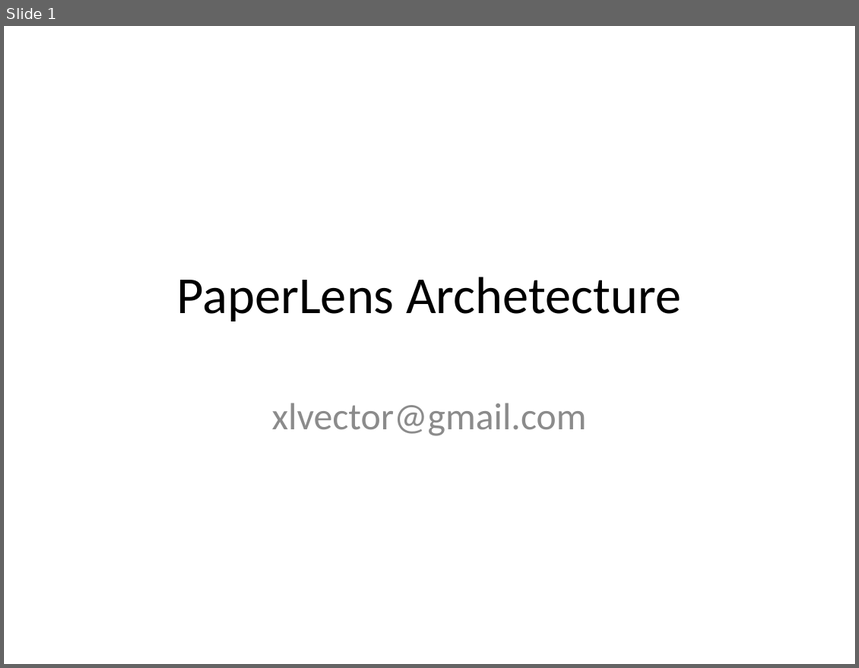
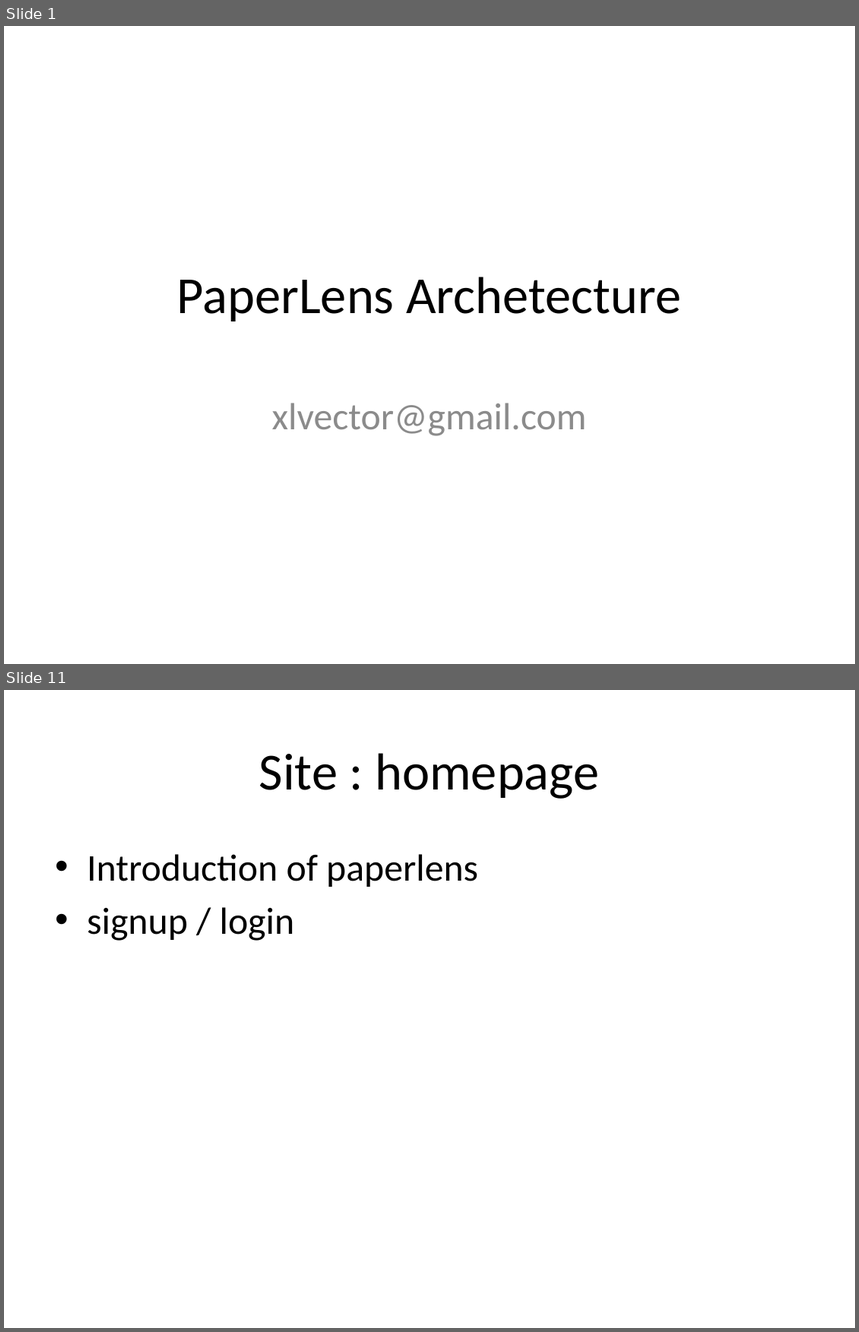
Before and after one commit to amumu-dev/paperlens, a slide deck: doc/PPT/PaperLens Archetecture.pptx. Shown one above the other, each under a label of ours: slide 1 before the commit, slides 1 and 11 after it; the slides between them are not shown. The pictures are 859x668 and 859x1332 pixels, drawn with LibreOffice and Linux fonts; fonts in the diff are those of the drawing. Boxes give left, top, right and bottom in pixels: in the first picture for what was removed or moved away, otherwise in the second. Text is boxed around its words. In the diff, an @@ line names an element or a change of style, - is before the commit and + after.

```diff
--- a/doc/PPT/PaperLens Archetecture.pptx
+++ b/doc/PPT/PaperLens Archetecture.pptx
@@ slide 11 added at bbox=[4, 690, 855, 1328], background #FFFFFF @@
@@ title added at bbox=[259, 753, 599, 799], 44 pt, text #000000 @@
+Site : homepage
@@ text added at bbox=[87, 854, 478, 941], 32 pt, text #000000 @@
+• Introduction of paperlens
+• signup / login
```
Also in this commit, not shown: 10 other slides added.
